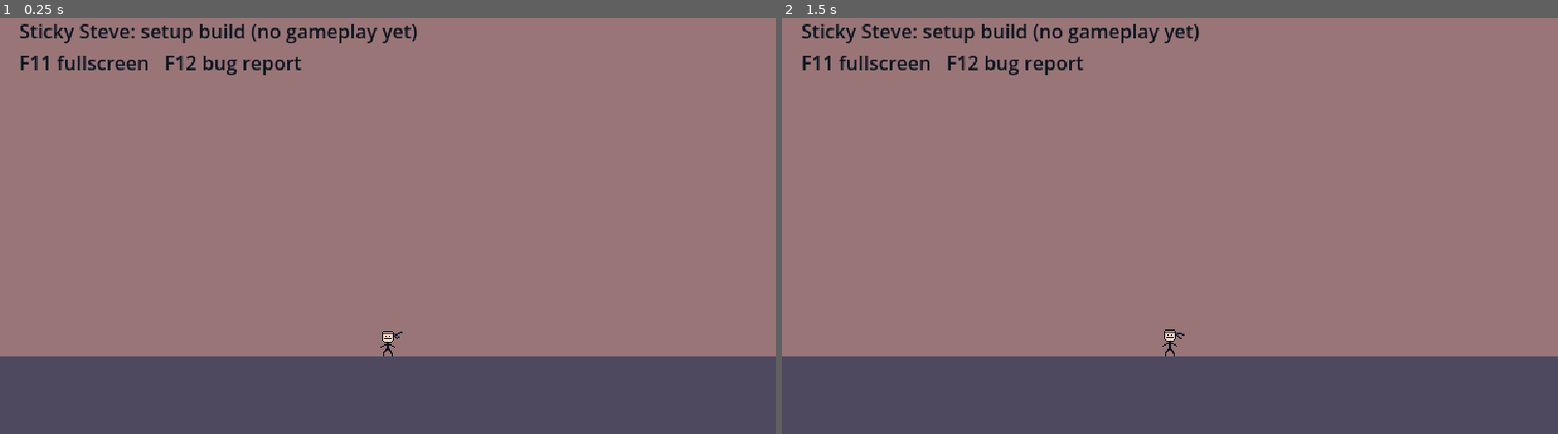
Above: before the commit, frames 1-2 (left to right).
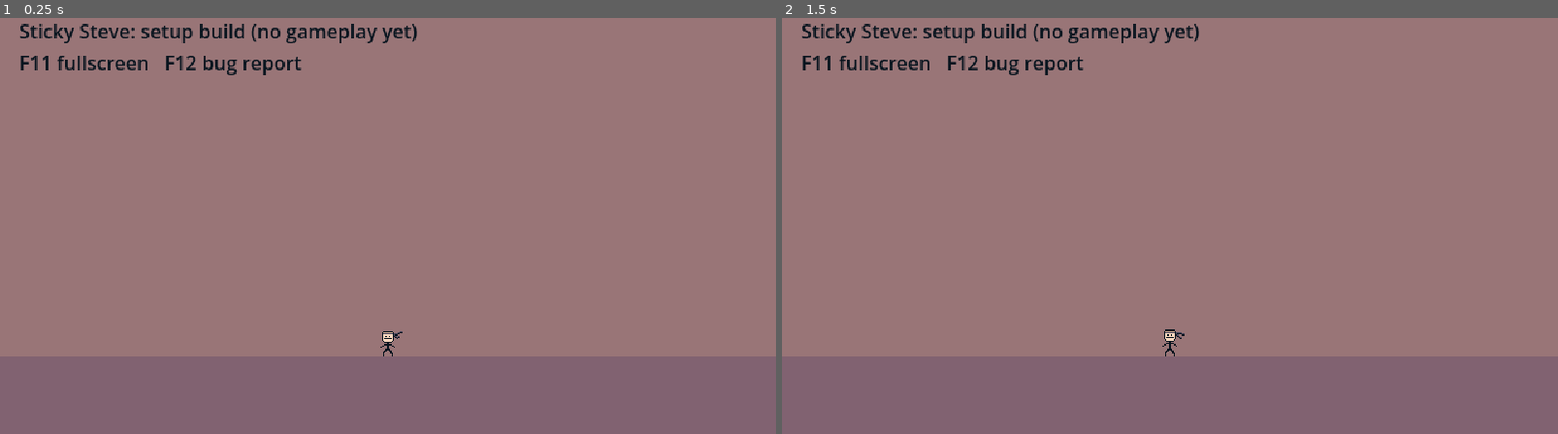
Above: after the commit, the same moments.

Repository: brav0kado/sticky-steve
Game: Godot game, scene res://scenes/main.tscn
Same seed, same stepped clock (60 frames per second), same inputs: the game is played once before the commit and once after it.
Inputs:
- Up to frame 1 (0.25 s): no input
- Up to frame 2 (1.5 s): tap Enter at 0.5 s; hold D (move_right) 0.53-1.28 s; tap Space (jump) at 0.77, 1.25 s; hold A (move_left) from 1.28 s (still down)

The runs differ from the first frame. In frame 1, 19% of the frame differs, in the area x 0-100%, y 81-100%; in frame 2, 19%.

Commit message:
feat: backgrounds never use Steve's colours
Martin's rule, so Steve can never blend into the world. The palette test
reads Steve's colours from his sheet (so a redraw moves the rule with
it) and fails if any art/world PNG or any node in group "background"
uses one. The placeholder ground moves off #4e495f to #816271.

Co-Authored-By: Claude Opus 5.5 <noreply@anthropic.com>

Diff:
--- a/scenes/main.tscn
+++ b/scenes/main.tscn
@@ -4,16 +4,16 @@
 
 [node name="Main" type="Node2D"]
 
-[node name="Sky" type="ColorRect" parent="."]
+[node name="Sky" type="ColorRect" parent="." groups=["background"]]
 offset_right = 640.0
 offset_bottom = 360.0
 color = Color(0.6, 0.4588, 0.4667, 1)
 
-[node name="Ground" type="ColorRect" parent="."]
+[node name="Ground" type="ColorRect" parent="." groups=["background"]]
 offset_top = 296.0
 offset_right = 640.0
 offset_bottom = 360.0
-color = Color(0.3059, 0.2863, 0.3725, 1)
+color = Color(0.5059, 0.3843, 0.4431, 1)
 
 [node name="Steve" type="AnimatedSprite2D" parent="." groups=["player"]]
 position = Vector2(320, 296)
--- a/scripts/nyx8.gd
+++ b/scripts/nyx8.gd
@@ -3,8 +3,10 @@
 ## lines) takes its colour from here so it matches Martin's art. tests/palette_checks.gd fails on
 ## any PNG pixel or .tscn/.tres Color outside it. Source of truth: art/palette/nyx8.hex.
 ##
-## Steve's body is INK, the darkest colour: put him on the light half (DUSK, SAND, CREAM) or he
-## vanishes. The dark blues suit distant backgrounds.
+## Backgrounds never use Steve's colours (Martin, 2026-10-15), so he can never blend into the
+## world. That leaves BACKGROUND. Behind Steve use DUSK/MAUVE; NAVY/SLATE are close to his INK
+## body, so keep them for distant layers. tests/palette_checks.gd derives Steve's colours from his
+## sheet and fails if STEVE drifts from it or a background uses one.
 
 const INK := Color("08141e")
 const NAVY := Color("0f2a3f")
@@ -16,6 +18,8 @@
 const SHADOW := Color("4e495f")
 
 const ALL: Array[Color] = [INK, NAVY, SLATE, CREAM, SAND, DUSK, MAUVE, SHADOW]
+const STEVE: Array[Color] = [INK, SHADOW, SAND, CREAM]  ## what art/steve/steve.png is drawn in
+const BACKGROUND: Array[Color] = [NAVY, SLATE, DUSK, MAUVE]  ## everything else
 
 
 ## True if c is a palette colour (alpha ignored, 1/255 tolerance for float round-trips).
--- a/tests/palette_checks.gd
+++ b/tests/palette_checks.gd
@@ -1,12 +1,17 @@
 extends SceneTree
 ## Palette gate: the whole game is NYX8. Fails on any visible PNG pixel under res://art, or any
 ## opaque Color(...) in a .tscn/.tres, that isn't one of the 8 colours in art/palette/nyx8.hex.
+## Background rule: backgrounds never use Steve's colours (read from his sheet, so a redraw moves
+## the rule with it). Backgrounds = PNGs under art/world/ + nodes in group "background" in any scene.
 ##   godot --headless --path . -s res://tests/palette_checks.gd   -> "PALETTE pass" or FAILs
 
 const MAX_REPORTED := 5  ## per file: one bad export would otherwise flood the log
+const STEVE_SHEET := "res://art/steve/steve.png"
+const WORLD_ART := "res://art/world"
 
 var _fails := 0
 var _palette: Array[Color] = []
+var _steve: Array[Color] = []
 
 
 func _initialize() -> void:
@@ -21,6 +26,7 @@
 		_check_png(path)
 	for path in _files("res://scenes", ".tscn") + _files("res://art", ".tres"):
 		_check_colors(path)
+	_check_backgrounds(nyx8)
 	print("PALETTE pass" if _fails == 0 else "PALETTE fail (%d)" % _fails)
 	quit(1 if _fails else 0)
 
@@ -56,6 +62,74 @@
 		_check(_in_palette(c), "%s: %s is not NYX8" % [path, m.get_string(0)])
 
 
+func _check_backgrounds(nyx8: GDScript) -> void:
+	var sheet := _colors_of(Image.load_from_file(ProjectSettings.globalize_path(STEVE_SHEET)))
+	_check(not sheet.is_empty(), "Steve's sheet has colours")
+	for c in sheet:
+		_steve.append(c)
+	_check(_steve.size() == nyx8.STEVE.size() and nyx8.STEVE.all(func(c: Color) -> bool: return _in(c, _steve)),
+		"Nyx8.STEVE matches the colours in %s" % STEVE_SHEET)
+	_check(not nyx8.BACKGROUND.any(func(c: Color) -> bool: return _in(c, _steve)), "Nyx8.BACKGROUND has none of Steve's colours")
+
+	if DirAccess.dir_exists_absolute(WORLD_ART):
+		for path in _files(WORLD_ART, ".png"):
+			for c in _colors_of(Image.load_from_file(ProjectSettings.globalize_path(path))):
+				_check(not _in(c, _steve), "%s uses Steve's colour #%s" % [path, c.to_html(false)])
+
+	for path in _files("res://scenes", ".tscn"):
+		var packed := load(path) as PackedScene
+		if packed == null:
+			continue
+		var scene := packed.instantiate()
+		for node in _all(scene):
+			if node.is_in_group("background"):
+				_check_background_node(node, path)
+		scene.free()
+
+
+func _check_background_node(node: Node, path: String) -> void:
+	var where := "%s:%s" % [path, node.name]
+	if node is ColorRect or node is Polygon2D:
+		var c: Color = node.color
+		_check(not _in(c, _steve), "%s background uses Steve's colour #%s" % [where, c.to_html(false)])
+	var tex: Texture2D = node.get("texture") if "texture" in node else null
+	if tex:
+		for c in _colors_of(tex.get_image()):
+			_check(not _in(c, _steve), "%s background texture uses Steve's colour #%s" % [where, c.to_html(false)])
+
+
+## Distinct visible colours of an image (empty for null).
+func _colors_of(img: Image) -> Array[Color]:
+	var out: Array[Color] = []
+	if img == null:
+		return out
+	if img.is_compressed():
+		img.decompress()
+	img.convert(Image.FORMAT_RGBA8)
+	var seen := {}
+	for y in img.get_height():
+		for x in img.get_width():
+			var c := img.get_pixel(x, y)
+			if c.a > 0.0 and not seen.has(c):
+				seen[c] = true
+				out.append(Color(c, 1.0))
+	return out
+
+
+func _all(n: Node) -> Array[Node]:
+	var out: Array[Node] = [n]
+	for c in n.get_children():
+		out.append_array(_all(c))
+	return out
+
+
+func _in(c: Color, colors: Array[Color]) -> bool:
+	for p in colors:
+		if absf(p.r - c.r) < 0.005 and absf(p.g - c.g) < 0.005 and absf(p.b - c.b) < 0.005:
+			return true
+	return false
+
+
 func _in_palette(c: Color) -> bool:
 	for p in _palette:
 		if absf(p.r - c.r) < 0.005 and absf(p.g - c.g) < 0.005 and absf(p.b - c.b) < 0.005:
Not shown, changed: README.md
